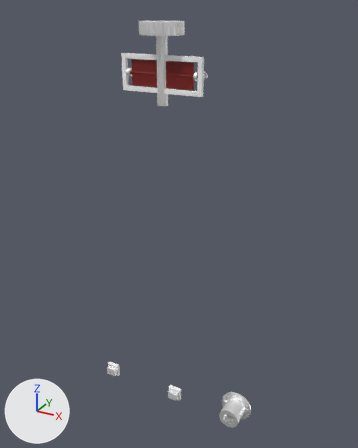
Before and after pictures for a commit that changed the Blender file art/blender/annunciator_controls.blend.
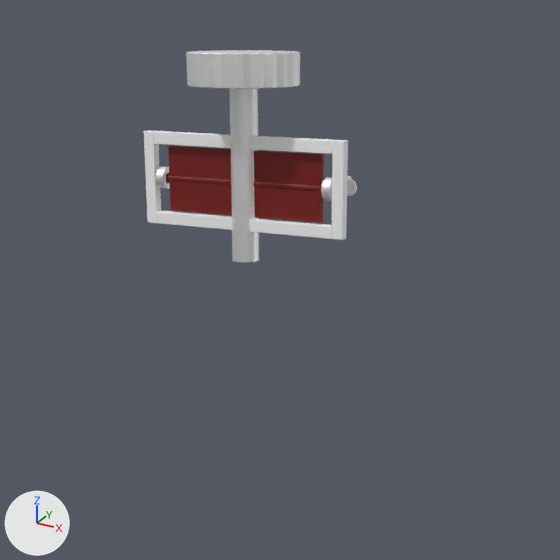
There are two pictures of each version: one whole from a camera (50 mm lens) standing at (0.2139, -0.3608, 0.0507) and looking at (0.0246, -0.0166, -0.1214), one close up on the part from 18% to 81% of the width and 0% to 51% of the height. Lighting does not change. The marker at lower left points along +X, +Y and +Z. The older version's two pictures come first.

Names of what the first close-up shows: 'FlagArm', 'FlagSeat', 'ResetKnob' and 2 more.
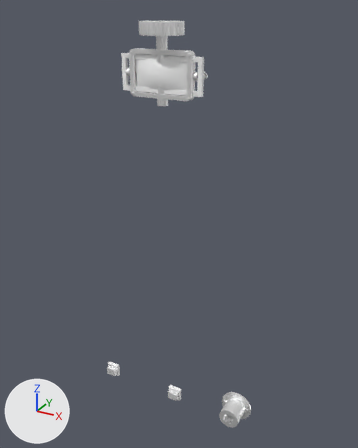
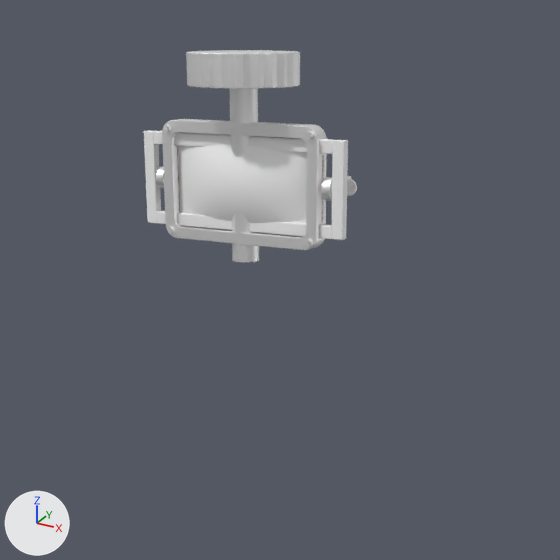
Boxes (x1, y1, x2, y2) around the edits, measured in the close-ups (560 x 560 px):
'LampLens', added
    after: (177, 133, 307, 224)
'LampBezel', added
    after: (162, 119, 327, 250)
'FlagArm', unchanged, covered by the edit
    before: (166, 146, 324, 223)
    after: (177, 146, 324, 222)

The change in detail:
Material 'milk_glass' (mat_milk_glass) is new.
Its base color is (1.0, 1.0, 1.0) (white #ffffff).
Material 'radiator_service_brass.003' (mat_radiator_service_brass_003) is new.
Its base color is (1.0, 1.0, 1.0) (white #ffffff).
Its metallic is 0.92.
Mesh me_lamplens is new.
It has 705 vertices, 1406 faces and spans x -0.025..0.025, y -0.006..0.0, z -0.015..0.015.
It uses material mat_milk_glass (its picture is missing).
Mesh me_lampbezel is new.
It has 2408 vertices, 4800 faces and spans x -0.029..0.029, y -0.0055..0.002, z -0.019..0.019.
It uses material mat_radiator_service_brass_003 (its picture is missing).
Object 'LampLens' (ob_lamplens) is new; it shows me_lamplens.
Its location is (0.0, 0.0, 0.0).
Object 'LampBezel' (ob_lampbezel) is new; it shows me_lampbezel.
Its location is (0.0, 0.0, 0.0).
